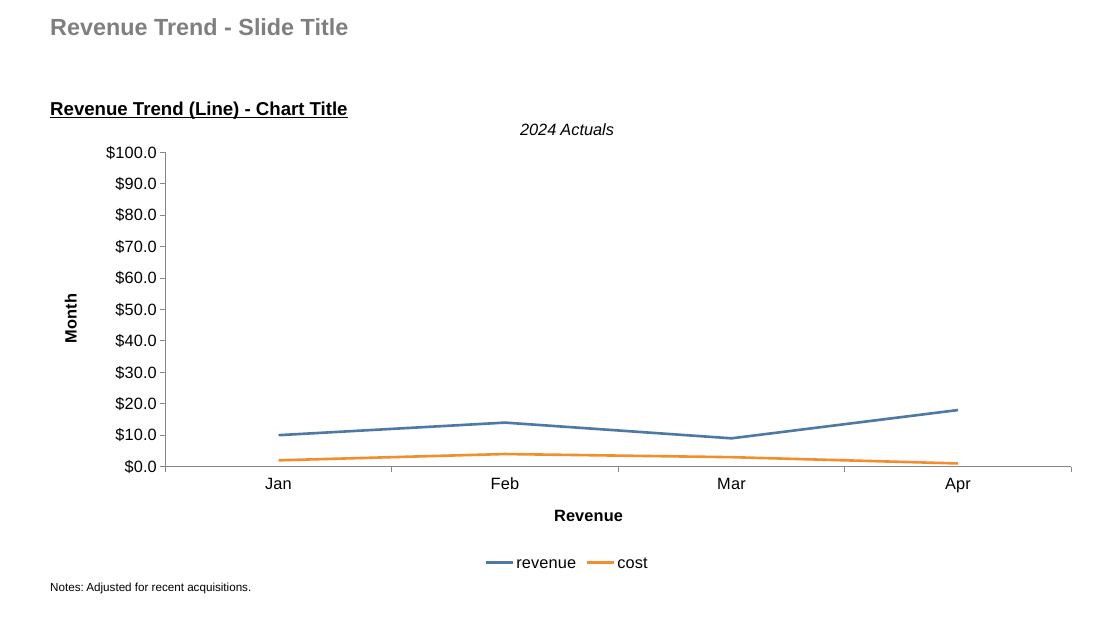
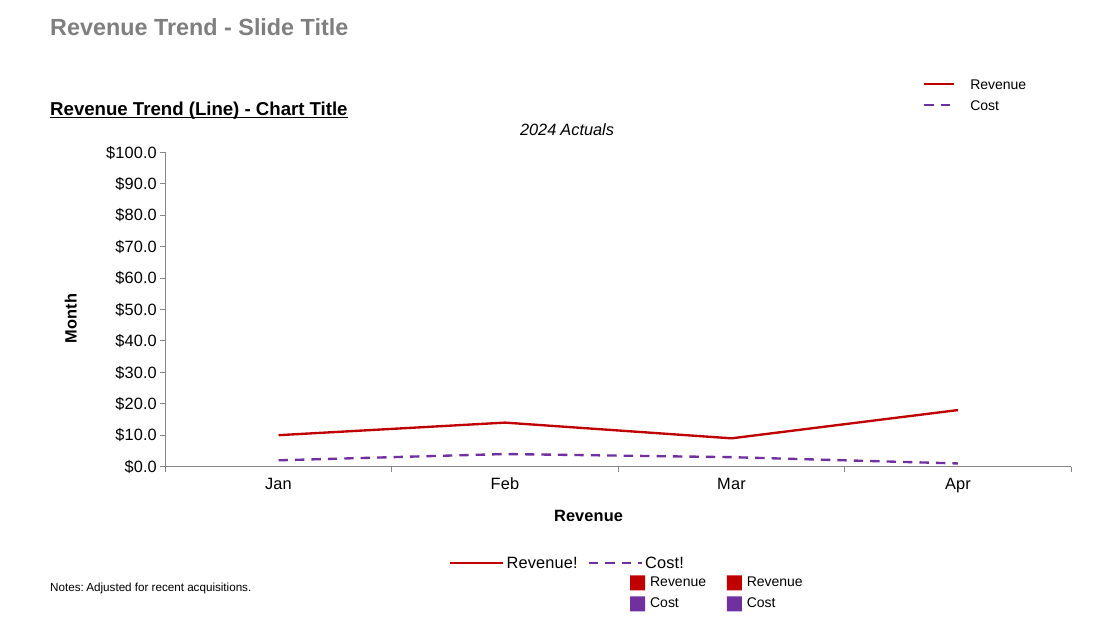
Before and after one commit to josephcobb111/deckbridge, a slide deck: slide 2 of notebooks/demo.pptx. Drawn at 1120x630 pixels with LibreOffice and Linux fonts; fonts in the diff are those of the drawing. Boxes give left, top, right and bottom in pixels: in the first picture for what was removed or moved away, otherwise in the second. Text is boxed around its words. In the diff, an @@ line names an element or a change of style, - is before the commit and + after.

```diff
--- a/notebooks/demo.pptx
+++ b/notebooks/demo.pptx
@@ line added from (924, 84) to (954, 84), #C00000 2 pt @@
@@ text added at (970, 79, 1026, 89), 12 pt, text #000000 @@
+Revenue
@@ line added from (924, 105) to (954, 105), #7030A0 2 pt dashed @@
@@ text added at (970, 100, 999, 110), 12 pt, text #000000 @@
+Cost
@@ line chart at (42, 134, 1092, 576) @@
-revenue: 10, 14, 9, 18
+Revenue!: 10, 14, 9, 18
@@ colour of Revenue! #4E79A7 to #C00000 @@
-cost: 2, 4, 3, 1
+Cost!: 2, 4, 3, 1
@@ colour of Cost! #F28E2B to #7030A0 @@
@@ rectangle added at (630, 576, 645, 591), fill #C00000 @@
@@ rectangle added at (630, 597, 645, 612), fill #7030A0 @@
@@ text added at (650, 576, 706, 586), 12 pt, text #000000 @@
+Revenue
@@ text added at (650, 597, 679, 607), 12 pt, text #000000 @@
+Cost
@@ rectangle added at (727, 576, 742, 591), fill #C00000 @@
@@ rectangle added at (727, 597, 742, 612), fill #7030A0 @@
@@ text added at (747, 576, 803, 586), 12 pt, text #000000 @@
+Revenue
@@ text added at (747, 597, 776, 607), 12 pt, text #000000 @@
+Cost
```
Also in this commit, not shown: 3 other slides changed, 5 other files.
